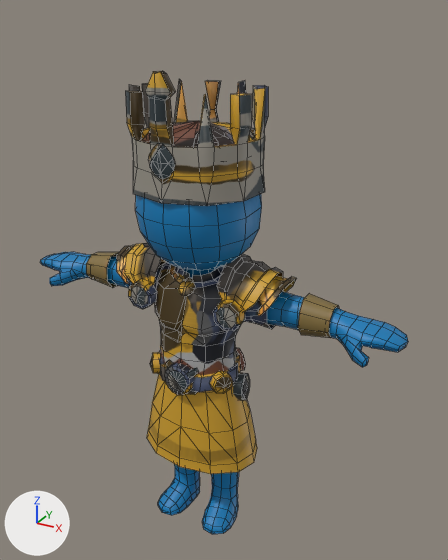
What one commit did to the FBX model Assets/Kho/Main_charater/mesh/clo_t5_a1_lv11.fbx.
One viewpoint serves both versions: a 50 mm lens placed at (1.25, -2.06, 2.26), pointed at (0.07, 0.08, 1.19). Lighting does not change. The marker at lower left points along +X, +Y and +Z. The picture after the commit comes second. Mesh edges are drawn as thin lines. Where no turn or scale is listed for an object, it has been applied to the vertices. Vertices at exactly the same position are counted once.

Names of what the first picture shows: 'body_lv5', 'qa_t5_a1_lv5'.
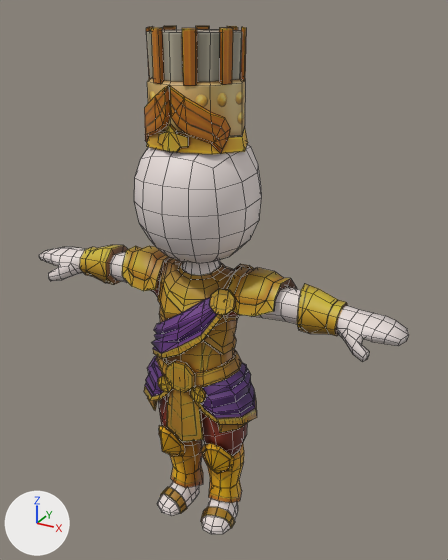
Changed parts and their boxes (x1, y1, x2, y2) in the pictures (448 x 560 px):
'qa_t5_a1_lv5', deleted
    before: (86, 71, 339, 474)
'qa_t5_a1_lv11', added (brown)
    after: (80, 26, 348, 528)
'body_lv5', reshaped, moved, turned, rescaled, recoloured
    before: (40, 194, 408, 534)
    after: (39, 145, 409, 534)
part 1 of me_mesh, reshaped
    before: (158, 464, 239, 534)
    after: (39, 145, 409, 534)
part 2 of me_mesh, deleted (blue)
    before: (40, 194, 408, 367)

The change, as a diff of the scene's bpy script:
```diff
--- a/Assets/Kho/Main_charater/mesh/clo_t5_a1_lv11.fbx.py
+++ b/Assets/Kho/Main_charater/mesh/clo_t5_a1_lv11.fbx.py
@@ img_t_clo_t5_a1_lv11_tga @@
+img_t_clo_t5_a1_lv11_tga = load_image('T_clo_t5_a1_lv11.tga', '../texture/T_clo_t5_a1_lv11.png', 1024, 1024, 'sRGB')
@@ mat_body @@
+mat_body = principled_material('body')
+mat_body.base_color = (0.8, 0.717, 0.695)  # white #e7dcd9
@@ mat_color @@
+mat_color = principled_material('color')
+mat_color.texture = img_t_clo_t5_a1_lv11_tga
@@ me_mesh @@
 # used by ob_body_lv5; location = (0.0, 0.0, 0.0); rotation_euler = (1.571, 0.0, 0.0), in degrees (90, 0, 0); scale = (0.01, 0.01, 0.01)
-me_mesh.from_pydata(...)  # 514 vertices, 502 faces; spans x -88.0..88.0, y 0.0..181.0, z -27.0..26.0
-me_mesh.materials.append(mat_body_mat)  # blue #007ab7
+me_mesh.from_pydata(...)  # 456 vertices, 424 faces; spans x -1.0..1.0, y 0.0..2.0, z 0.0
+# me_mesh part 1: 182 vertices removed from x -20.0..20.0, y 0.0..43.0, z -9.0..17.0; 456 vertices added at x -1.0..1.0, y 0.0..2.0, z 0.0
+# me_mesh part 2: 332 vertices removed from x -88.0..88.0, y 106.0..181.0, z -27.0..26.0
+me_mesh.materials.append(mat_body)  # white #e7dcd9
@@ me_cylinder_008 @@
+me_cylinder_008.from_pydata(...)  # 1268 vertices, 1244 faces; spans x -0.64..0.64, y -0.21..0.2, z 0.0..2.2
+me_cylinder_008.materials.append(mat_color)  # picture img_t_clo_t5_a1_lv11_tga
@@ ob_qa_t5_a1_lv5 @@
-ob_qa_t5_a1_lv5 = bpy.data.objects.new('qa_t5_a1_lv5', me_mesh_001)
-ob_qa_t5_a1_lv5.location = (0.0, 0.0, 0.0)
@@ ob_body_lv5 @@
 ob_body_lv5 = bpy.data.objects.new('body_lv5', me_mesh)
+ob_body_lv5.parent = ob_clo_t5_a1_lv11
 ob_body_lv5.location = (0.0, 0.0, 0.0)
-ob_body_lv5.rotation_euler = (1.571, 0.0, 0.0)  # degrees (90, 0, 0)
-ob_body_lv5.scale = (0.01, 0.01, 0.01)
@@ ob_clo_t5_a1_lv11 @@
+ob_clo_t5_a1_lv11 = bpy.data.objects.new('clo_t5_a1_lv11', None)
+ob_clo_t5_a1_lv11.location = (0.0, 0.0, 0.0)
+ob_clo_t5_a1_lv11.rotation_euler = (1.571, 0.0, 0.0)  # degrees (90, 0, 0)
@@ ob_qa_t5_a1_lv11 @@
+ob_qa_t5_a1_lv11 = bpy.data.objects.new('qa_t5_a1_lv11', me_cylinder_008)
+ob_qa_t5_a1_lv11.location = (0.0, 0.0, 0.0)
```
